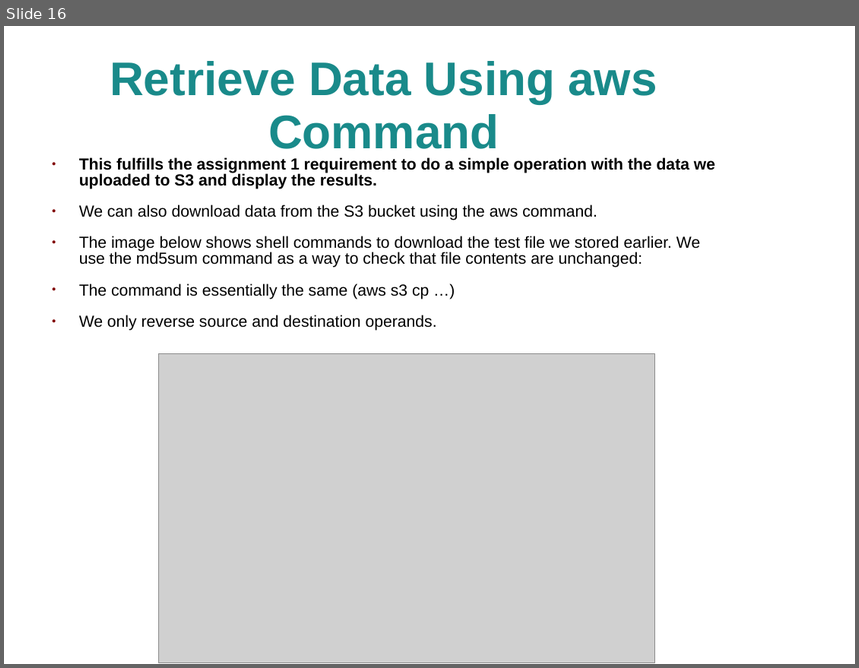
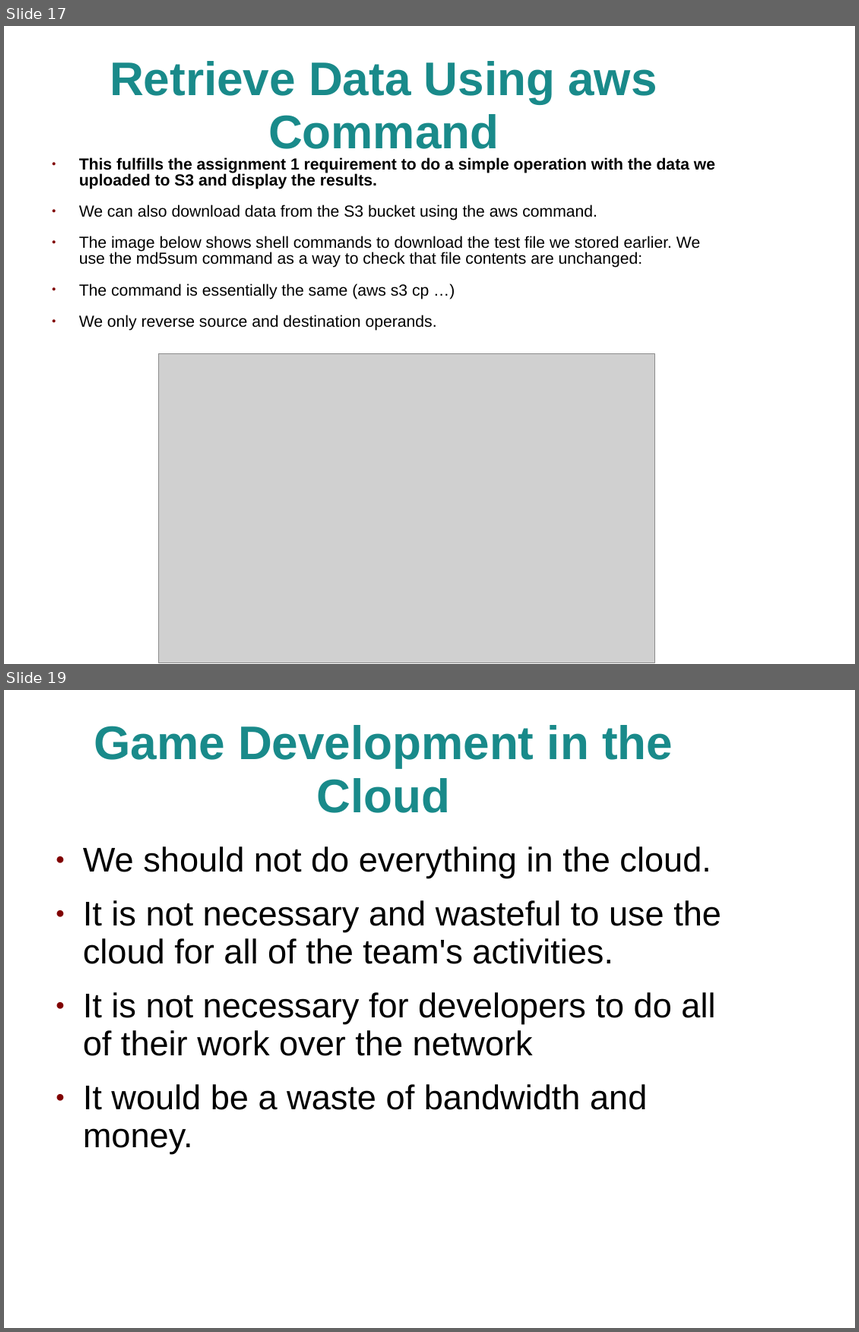
Before and after one commit to jhancock1975/cloud, a slide deck: assignment-1/assignment-1.ppt. Shown one above the other, each under a label of ours: slide 16 before the commit, slides 17 and 19 after it; the slides between them are not shown. The pictures are 859x668 and 859x1332 pixels, drawn with LibreOffice and Linux fonts; fonts in the diff are those of the drawing; grey boxes stand for pictures; background and template pictures are left out. Boxes give left, top, right and bottom in pixels: in the first picture for what was removed or moved away, otherwise in the second. Text is boxed around its words. In the diff, an @@ line names an element or a change of style, - is before the commit and + after.

```diff
--- a/assignment-1/assignment-1.ppt
+++ b/assignment-1/assignment-1.ppt
@@ slide 19 added at [4, 690, 855, 1328], background picture (left out) @@
@@ title added at [94, 725, 673, 813], 44 pt, text #198A8A, bold @@
+Game Development in the Cloud
@@ text added at [83, 847, 721, 1154], 32 pt, text #000000 @@
+● We should not do everything in the cloud.
+● It is not necessary and wasteful to use the cloud for all of the team's activities.
+● It is not necessary for developers to do all of their work over the network
+● It would be a waste of bandwidth and money.
@@ what was slide 16 is now slide 17 @@
```
Also in this commit, not shown: 2 slides changed, 15 other slides added, 1 slide removed, 4 other files.
